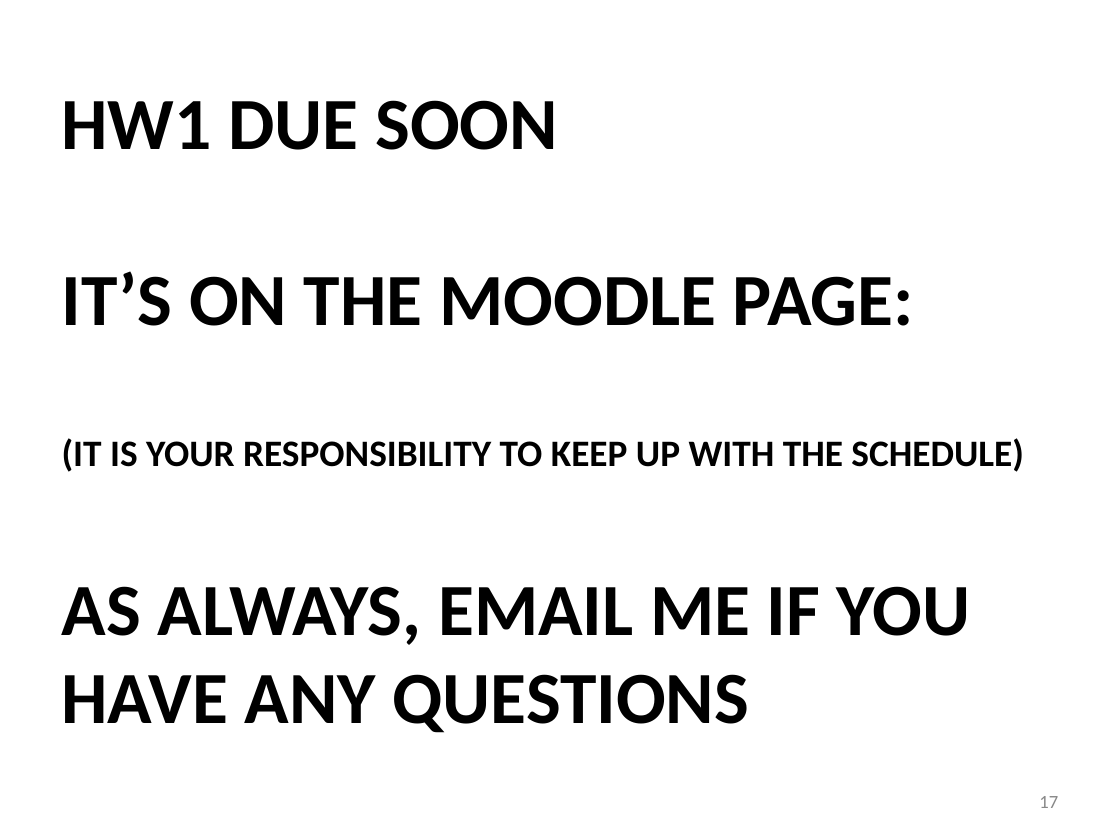
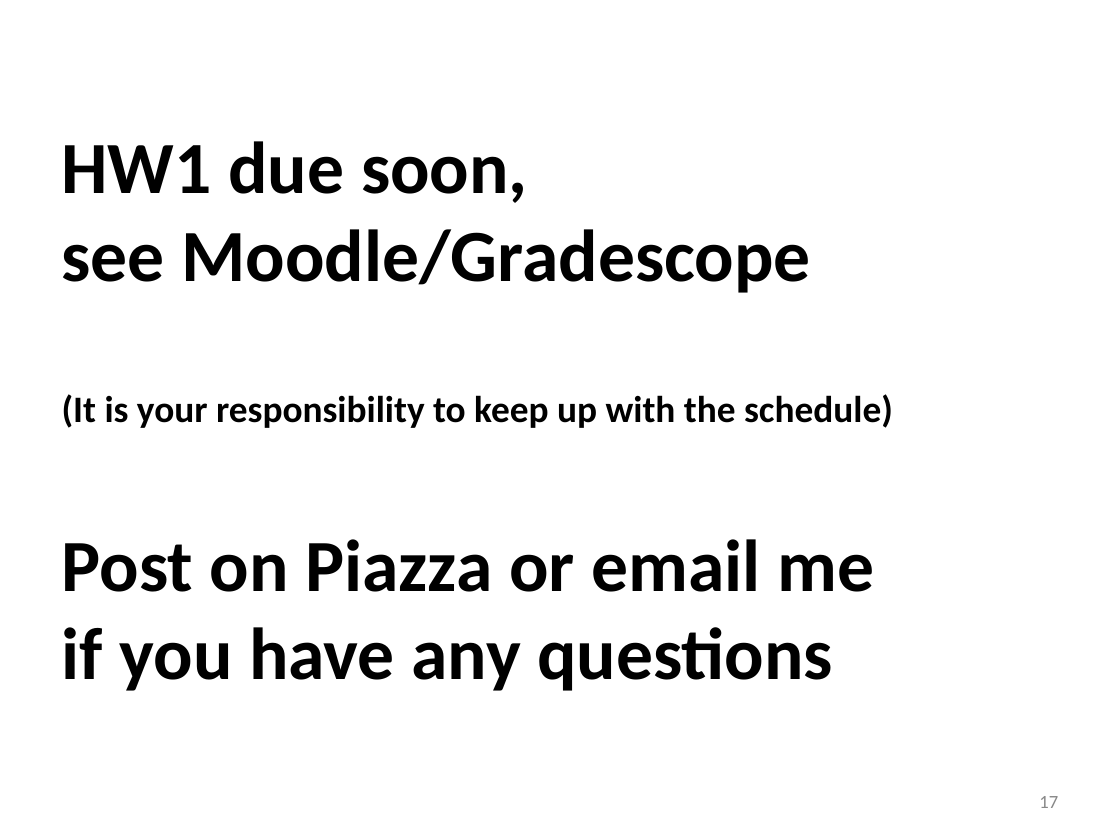
Before and after one commit to RHIT-CSSE/csse220, a slide deck: slide 17 of ClassMaterials/JavaIntro/Slides/JavaIntro.pptx. Drawn at 1120x840 pixels with LibreOffice and Linux fonts; fonts in the diff are those of the drawing. Boxes give left, top, right and bottom in pixels: in the first picture for what was removed or moved away, otherwise in the second. Text is boxed around its words. In the diff, an @@ line names an element or a change of style, - is before the commit and + after.

```diff
--- a/ClassMaterials/JavaIntro/Slides/JavaIntro.pptx
+++ b/ClassMaterials/JavaIntro/Slides/JavaIntro.pptx
@@ title at box(62, 141, 893, 691): text changed @@
-HW1 DUE SOON
-IT’S ON THE MOODLE PAGE:
-(IT IS YOUR RESPONSIBILITY TO KEEP UP WITH THE SCHEDULE)
-AS ALWAYS, EMAIL ME IF YOU HAVE ANY QUESTIONS
+HW1 due soon,
+see Moodle/Gradescope
+(It is your responsibility to keep up with the schedule)
+Post on Piazza or email me
+if you have any questions
```
Also in this commit, not shown: 3 other slides changed, 1 other file.
